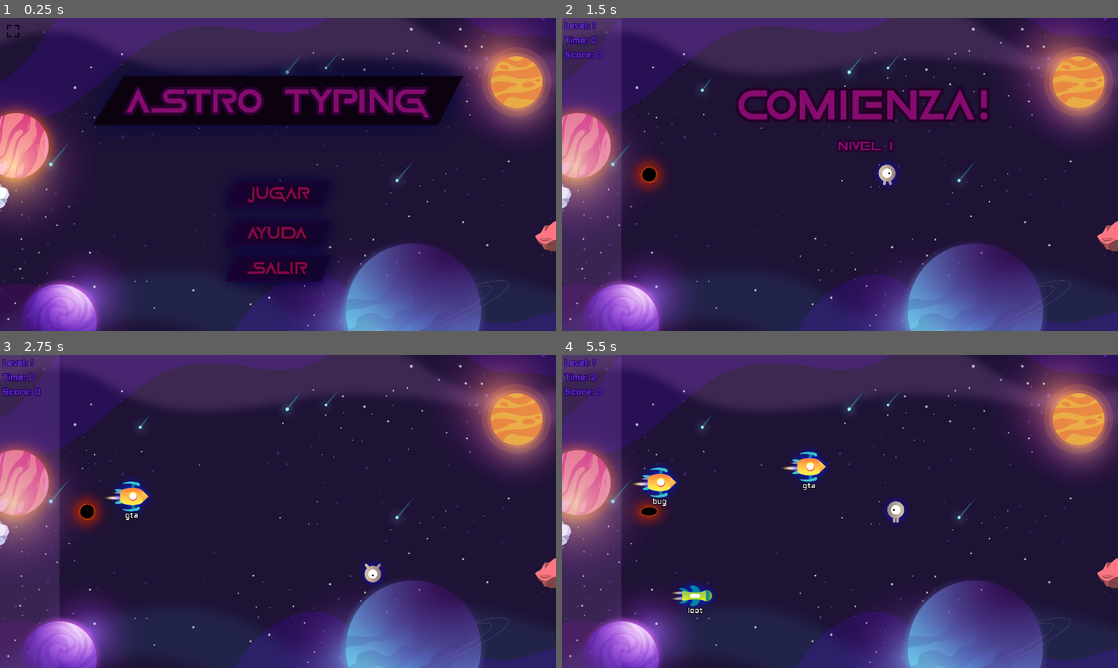
Above: before the commit, frames 1-4 (two rows, left to right).
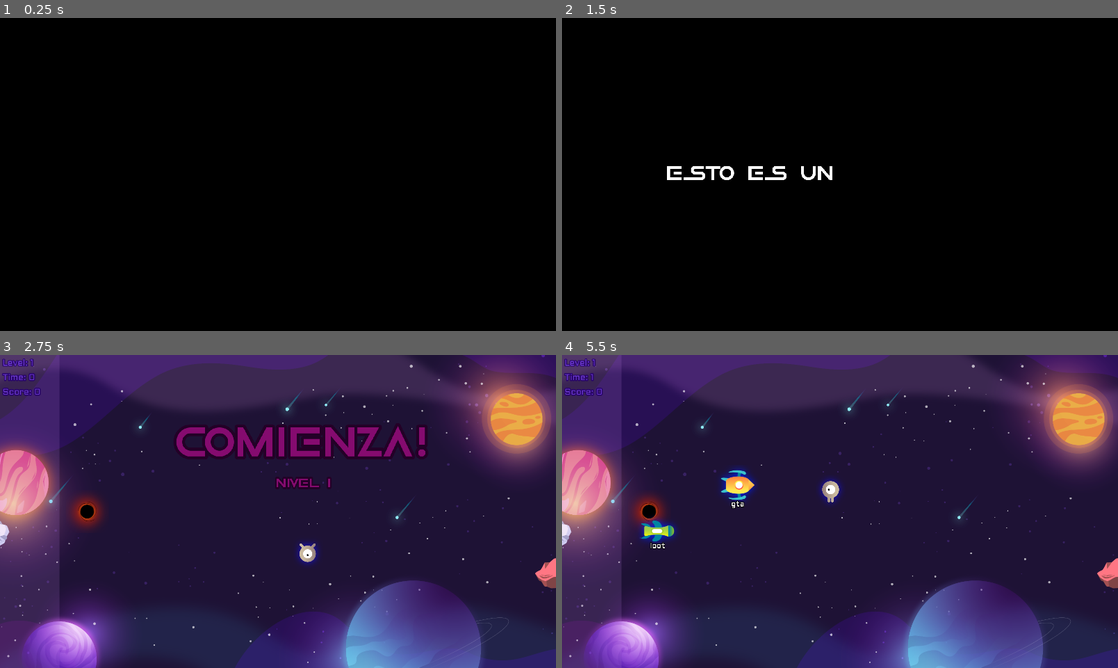
Above: after the commit, the same moments.

Repository: JuaniCargnel/Astro_Typing_EDU
Game: Godot game, scene res://Scenes/PantallaPresentacion.tscn
Two runs of this game, one before a commit and one after it. Both use one fixed random seed, a clock stepped at 60 frames per second and the inputs below. Before the commit the project starts from res://Scenes/Main.tscn. Video files are missing from this copy of the repository; at most half a second of black plays in their place.
Inputs (mouse positions are in pixels of both pictures, inside the frame that each line leads up to):
- Up to frame 1 (0.25 s): no input
- Up to frame 2 (1.5 s): click (840, 193) at 0.52 s; tap Enter (ui_accept) at 1.25 s; move the mouse to (962, 158) at 1.27 s; hold Right (ui_right) from 1.28 s (still down); hold Backspace (delete) from 1.28 s (still down)
- Up to frame 3 (2.75 s): tap Enter (ui_accept) at 1.52, 2.27 s; move the mouse to (166, 527) at 2.02 s; release Right (ui_right) at 2.03 s; release Backspace (delete) at 2.03 s; hold Down (ui_down) from 2.03 s (still down); tap Tab (switch) at 2.1 s
- Up to frame 4 (5.5 s): move the mouse to (895, 442) at 2.77 s; release Down (ui_down) at 2.78 s; hold Right (ui_right) 2.78-3.53 s; hold Backspace (delete) 2.78-3.53 s; move the mouse to (812, 574) at 3.52 s; hold Up (ui_up) 3.53-4.28 s; tap Tab (switch) at 3.6, 5.1 s; tap Enter (ui_accept) at 3.77, 4.52, 5.27 s; move the mouse to (1006, 558) at 4.27 s; hold Backspace (delete) 4.28-5.03 s; hold Left (ui_left) from 4.28 s (still down); move the mouse to (673, 464) at 5.02 s

The runs differ from the first frame. In frame 1, 94% of the frame differs, in the area x 0-100%, y 0-100%; in frame 2, 100%; in frame 3, 3.3%; in frame 4, 3.5%.

Commit message:
Update 0.9.8.2

Diff:
--- /dev/null
+++ b/Scenes/PantallaPresentacion.tscn
@@ -0,0 +1,83 @@
+[gd_scene load_steps=6 format=2]
+
+[ext_resource path="res://Scripts/PantallaPresentacion.gd" type="Script" id=1]
+
+[sub_resource type="Animation" id=1]
+resource_name = "Inicio"
+step = 1.0
+tracks/0/type = "method"
+tracks/0/path = NodePath("AnimationPlayer/Label")
+tracks/0/interp = 1
+tracks/0/loop_wrap = true
+tracks/0/imported = false
+tracks/0/enabled = true
+tracks/0/keys = {
+"times": PoolRealArray(  ),
+"transitions": PoolRealArray(  ),
+"values": [  ]
+}
+tracks/1/type = "value"
+tracks/1/path = NodePath("AnimationPlayer/Label:percent_visible")
+tracks/1/interp = 1
+tracks/1/loop_wrap = true
+tracks/1/imported = false
+tracks/1/enabled = true
+tracks/1/keys = {
+"times": PoolRealArray( -0.0738726, 0.989895 ),
+"transitions": PoolRealArray( 1, 0.999999 ),
+"update": 0,
+"values": [ 0.0, 1.0 ]
+}
+
+[sub_resource type="Animation" id=4]
+length = 0.001
+tracks/0/type = "value"
+tracks/0/path = NodePath("AnimationPlayer/Label:percent_visible")
+tracks/0/interp = 1
+tracks/0/loop_wrap = true
+tracks/0/imported = false
+tracks/0/enabled = true
+tracks/0/keys = {
+"times": PoolRealArray( 0 ),
+"transitions": PoolRealArray( 1 ),
+"update": 0,
+"values": [ 0.0 ]
+}
+
+[sub_resource type="DynamicFontData" id=2]
+font_path = "res://Assets/Fonts/Game Of Squids.ttf"
+
+[sub_resource type="DynamicFont" id=3]
+size = 80
+font_data = SubResource( 2 )
+
+[node name="PantallaPresentacion" type="Control"]
+anchor_right = 1.0
+anchor_bottom = 1.0
+script = ExtResource( 1 )
+
+[node name="ColorRect" type="ColorRect" parent="."]
+anchor_right = 1.0
+anchor_bottom = 1.0
+color = Color( 0, 0, 0, 1 )
+
+[node name="AnimationPlayer" type="AnimationPlayer" parent="."]
+anims/Inicio = SubResource( 1 )
+anims/RESET = SubResource( 4 )
+
+[node name="Label" type="Label" parent="AnimationPlayer"]
+margin_left = 358.0
+margin_top = 485.0
+margin_right = 1368.0
+margin_bottom = 585.0
+custom_fonts/font = SubResource( 3 )
+text = "ESTO ES UNA PRUEBA"
+percent_visible = 0.0
+
+[node name="Timer" type="Timer" parent="."]
+one_shot = true
+autostart = true
+
+[connection signal="animation_finished" from="AnimationPlayer" to="." method="_on_AnimationPlayer_animation_finished"]
+[connection signal="animation_started" from="AnimationPlayer" to="." method="_on_AnimationPlayer_animation_started"]
+[connection signal="timeout" from="Timer" to="." method="_on_Timer_timeout"]
--- /dev/null
+++ b/Scripts/PantallaPresentacion.gd
@@ -0,0 +1,11 @@
+extends Control
+
+
+
+func _on_AnimationPlayer_animation_finished(anim_name):
+	match anim_name:
+		"Inicio":
+			get_tree().call_deferred("change_scene", "res://Scenes/Main.tscn")
+
+func _on_Timer_timeout():
+	get_node("AnimationPlayer").play("Inicio")
--- a/project.godot
+++ b/project.godot
@@ -12,7 +12,7 @@
 
 config/name="Astro Typing"
 config/description="A 2D game in which you have to help a little alien who must destroy and dodge ships by typing the words that appear below them."
-run/main_scene="res://Scenes/Main.tscn"
+run/main_scene="res://Scenes/PantallaPresentacion.tscn"
 config/icon="res://Logo_UNL.png"
 
 [autoload]
